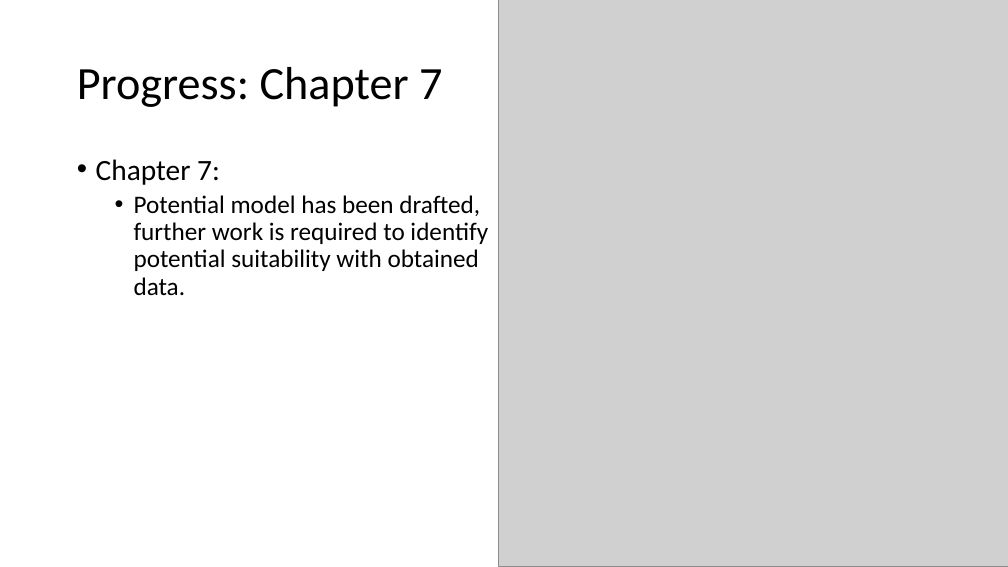
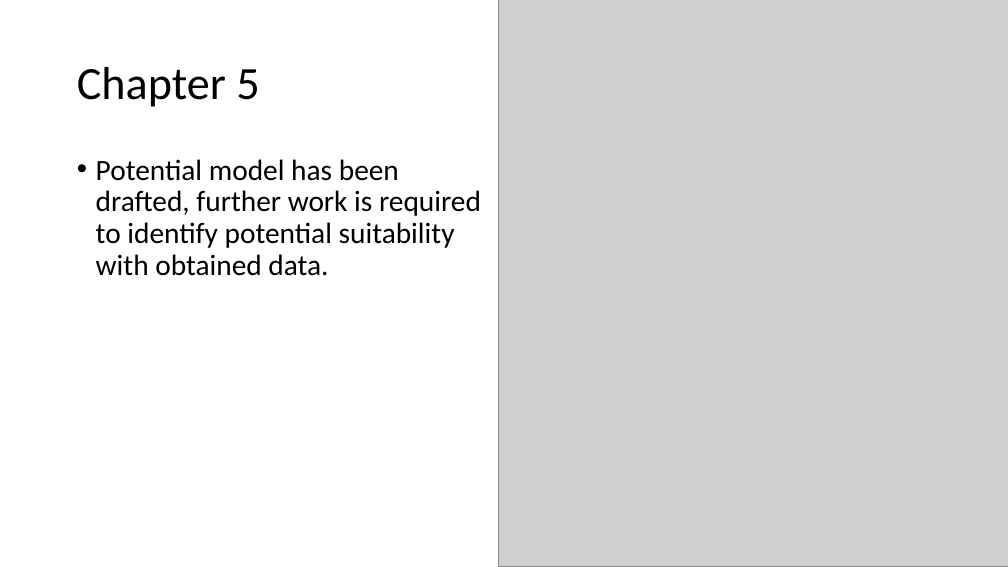
Before and after one commit to DidDrog11/phd_project, a slide deck: slide 11 of reports/supervisor_meeting_update/meeting_presentation_2022-10-27.pptx. Drawn at 1008x567 pixels with LibreOffice and Linux fonts; fonts in the diff are those of the drawing; grey boxes stand for pictures. Boxes give left, top, right and bottom in pixels: in the first picture for what was removed or moved away, otherwise in the second. Text is boxed around its words. In the diff, an @@ line names an element or a change of style, - is before the commit and + after.

```diff
--- a/reports/supervisor_meeting_update/meeting_presentation_2022-10-27.pptx
+++ b/reports/supervisor_meeting_update/meeting_presentation_2022-10-27.pptx
@@ title at (77, 67, 259, 107): text changed @@
-Progress: Chapter 7
+Chapter 5
@@ text "Potential model has been drafted, ..." at (96, 159, 481, 276): size 24 to 28 pt; list level 2 to 1 in "Potential model has been drafted, ..." @@
@@ text at (96, 159, 220, 185): paragraph removed @@
-• Chapter 7:
```
Also in this commit, not shown: 4 other slides changed, 3 slides added, 2 slides removed, 19 other files.
